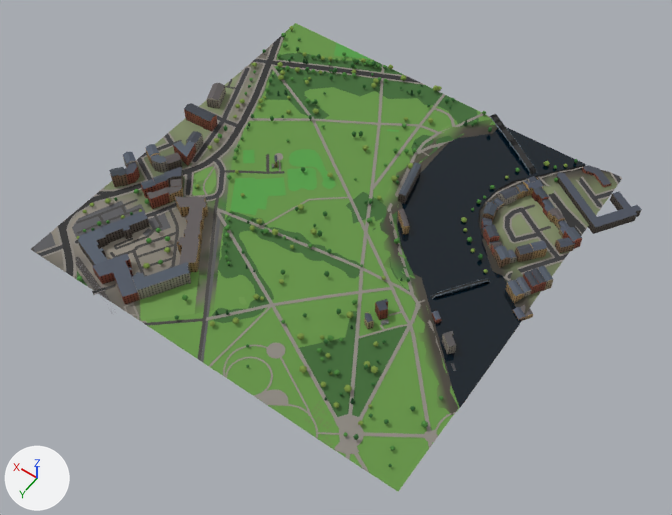
A saved change to the glTF model glasgow-subway/data/city/city_11_7.glb.
Both versions are drawn from a 50 mm lens placed at (1732.0, -664.0, 845.0), pointed at (2122.0, -1209.0, -12.0). Arrows for +X, +Y and +Z are at lower left; the lights stay in place. The first picture is the older version. Where no turn or scale is listed for an object, it has been applied to the vertices. Vertices at exactly the same position are counted once.

The older version as bpy lines, for what is in view:
```python
ob_buildings_11_7 = bpy.data.objects.new('buildings_11_7', me_buildings_11_7)
ob_buildings_11_7.location = (2132.0, -1250.0, 17.0)
ob_green_11_7 = bpy.data.objects.new('green_11_7', me_green_11_7)
ob_green_11_7.location = (2150.0, -1250.0, 8.0)
ob_roads_11_7 = bpy.data.objects.new('roads_11_7', me_roads_11_7)
ob_roads_11_7.location = (2150.0, -1252.0, 8.0)
ob_water_11_7 = bpy.data.objects.new('water_11_7', me_water_11_7)
ob_water_11_7.location = (2008.0, -1307.0, 3.0)
# also in view: 'terrain_11_7' at (2150.0, -1250.0, 7.0)
```
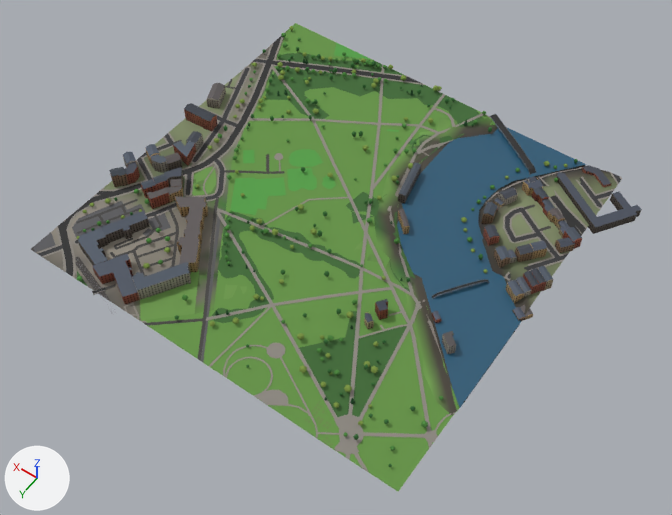
Where the change shows, as pixel boxes (x1, y1, x2, y2) in the pictures (672 x 515 px):
'water_11_7', surface changed, recoloured (lighter): (397, 127, 587, 407) in both
'buildings_11_7', reshaped: before (78, 83, 642, 371); after (78, 83, 642, 354)
part 1 of me_buildings_11_7, deleted: before (272, 155, 528, 371)
part 2 of me_buildings_11_7, cut back: before (481, 187, 517, 230); after (494, 188, 517, 207)
part 3 of me_buildings_11_7, surface changed: (141, 168, 584, 354) in both
part 4 of me_green_11_7, cut back: before (269, 62, 490, 447); after (269, 62, 479, 447)

Edits to the bpy script that builds the scene:
```text
Change mat_mat_water:
    where n2 = _N.new('ShaderNodeMix'); n2.name = 'Mix'
    n2.inputs[7].default_value: (0.0331, 0.0946, 0.133, 1.0) -> (0.787, 0.89, 1.0, 1.0)  # 'B', dark cyan #335766 -> 'B', pale blue #e5f2ff
Change me_buildings_11_7:
    used by ob_buildings_11_7; location = (2132.0, -1250.0, 17.0)
    remove me_buildings_11_7.from_pydata(...)  # 1075 vertices, 1291 faces; spans x -273.0..273.0, y -244.0..244.0, z -17.0..17.0
    add me_buildings_11_7.from_pydata(...)  # 887 vertices, 1076 faces; spans x -273.0..273.0, y -244.0..244.0, z -17.0..17.0
    me_buildings_11_7 part 1: 14 loose pieces with 131 vertices, spanning x -206.0..128.0, y -163.0..102.0, z -17.0..5.0, are deleted
    me_buildings_11_7 part 2: 2 vertices moved within x -134.0..-123.0, y -125.0..-123.0, z -17.0; 35 vertices removed from x -141.0..-122.0, y -149.0..-81.0, z -17.0..4.0; 2 vertices added at x -139.0..-130.0, y -146.0..-129.0, z 4.0
    me_buildings_11_7 part 3: 649 kept faces spanning x -273.0..273.0, y -244.0..244.0, z -17.0..16.0 get new texture (UV) coordinates
    other edits to the shape of me_buildings_11_7 do not show in these pictures
Change me_green_11_7:
    used by ob_green_11_7; location = (2150.0, -1250.0, 8.0)
    remove me_green_11_7.from_pydata(...)  # 1595 vertices, 2276 faces; spans x -250.0..250.0, y -250.0..250.0, z -6.0..6.0
    add me_green_11_7.from_pydata(...)  # 1031 vertices, 1148 faces; spans x -250.0..250.0, y -250.0..250.0, z -6.0..6.0
    me_green_11_7 part 4: 45 vertices moved from x -192.0..182.0, y -237.0..150.0, z -1.0..5.0 to x -182.0..185.0, y -237.0..210.0, z -1.0..5.0; 710 vertices removed from x -234.0..228.0, y -239.0..238.0, z -1.0..6.0; 146 vertices added at x -226.0..228.0, y -230.0..229.0, z 0.0..5.0
Change me_water_11_7:
    where me_water_11_7.from_pydata(...)  # 150 vertices, 189 faces; spans x -108.0..108.0, y -193.0..193.0, z 0.0
    used by ob_water_11_7; location = (2008.0, -1307.0, 3.0)
    me_water_11_7 part 5: 189 faces centred in x -104.0..99.0, y -189.0..189.0, z 0.0 are repainted in the vertex colours; the middle colour goes from dark blue #2a4d5c to dark blue #326076
```
